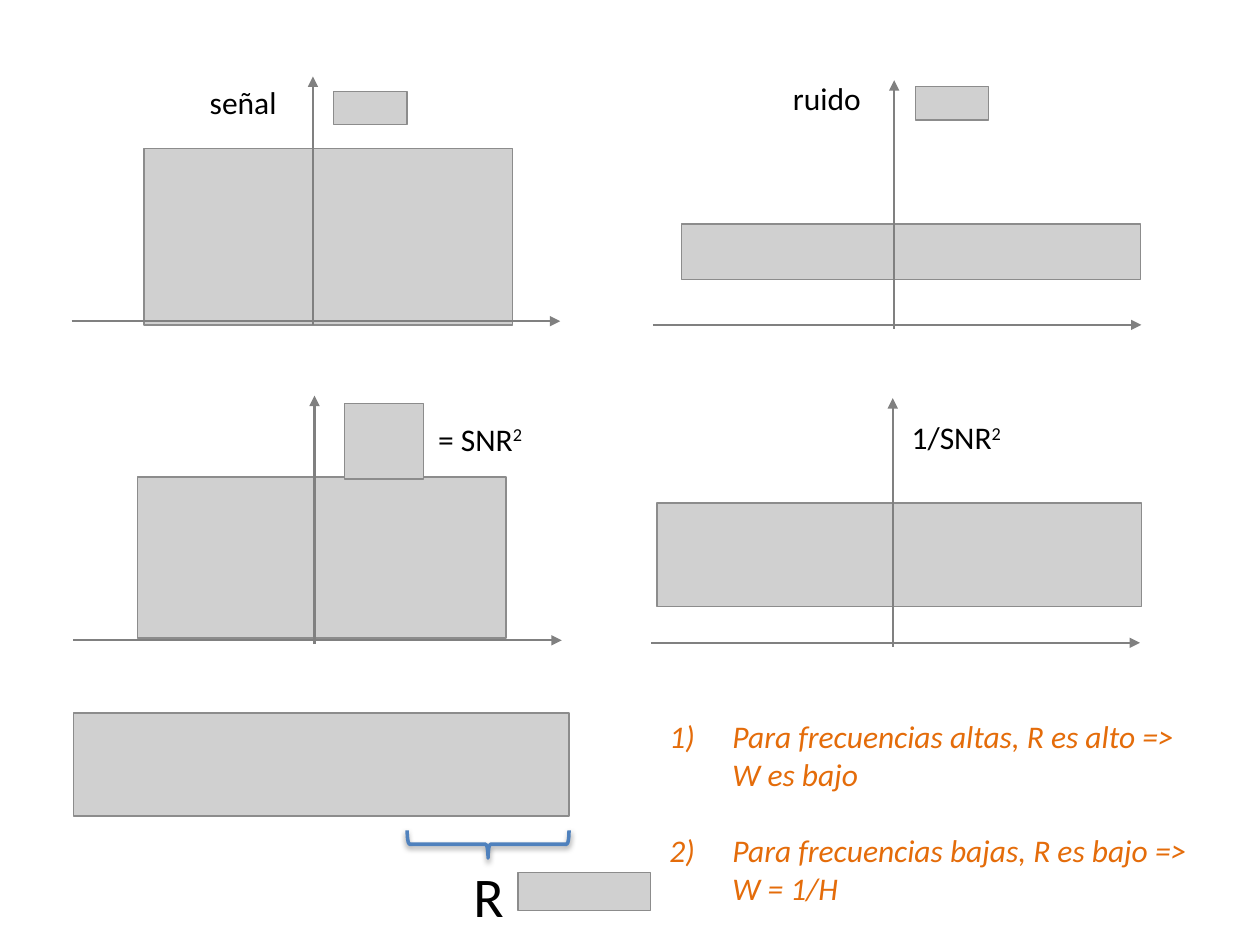
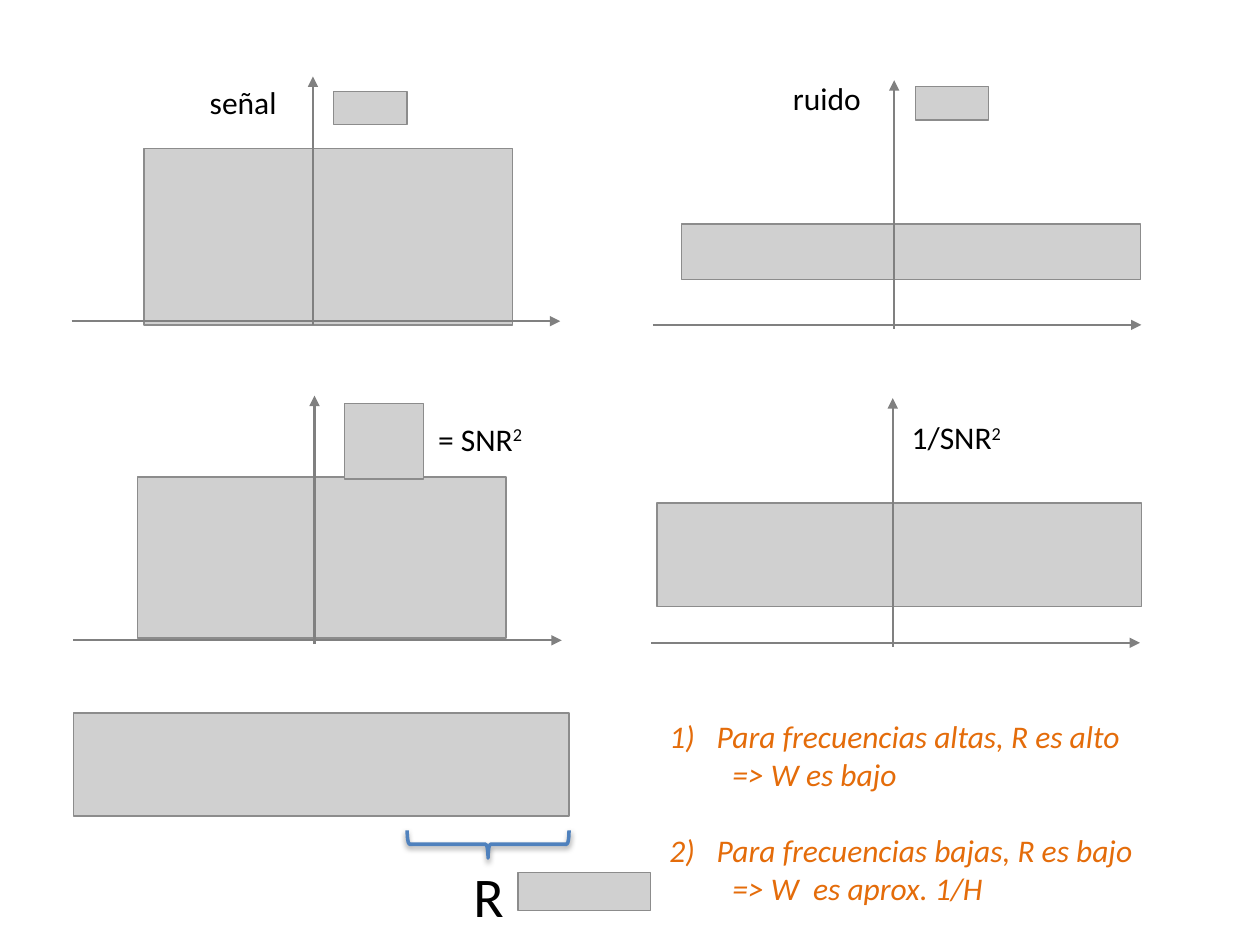
Before and after one commit to domingomery/imagenes, a slide deck: slide 20 of clases/Cap06_Restauracion/presentations/IMG06_Deconvolution.pptx. Drawn at 1260x945 pixels with LibreOffice and Linux fonts; fonts in the diff are those of the drawing; grey boxes stand for pictures; background and template pictures are left out. Boxes give left, top, right and bottom in pixels: in the first picture for what was removed or moved away, otherwise in the second. Text is boxed around its words. In the diff, an @@ line names an element or a change of style, - is before the commit and + after.

```diff
--- a/clases/Cap06_Restauracion/presentations/IMG06_Deconvolution.pptx
+++ b/clases/Cap06_Restauracion/presentations/IMG06_Deconvolution.pptx
@@ text at (717, 726, 1132, 905): text changed @@
-1) Para frecuencias altas, R es alto =>
-W es bajo
-2) Para frecuencias bajas, R es bajo =>
-W = 1/H
+1) Para frecuencias altas, R es alto
+=> W es bajo
+2) Para frecuencias bajas, R es bajo
+=> W es aprox. 1/H
```
Also in this commit, not shown: 2 other slides changed, 18 other files.
